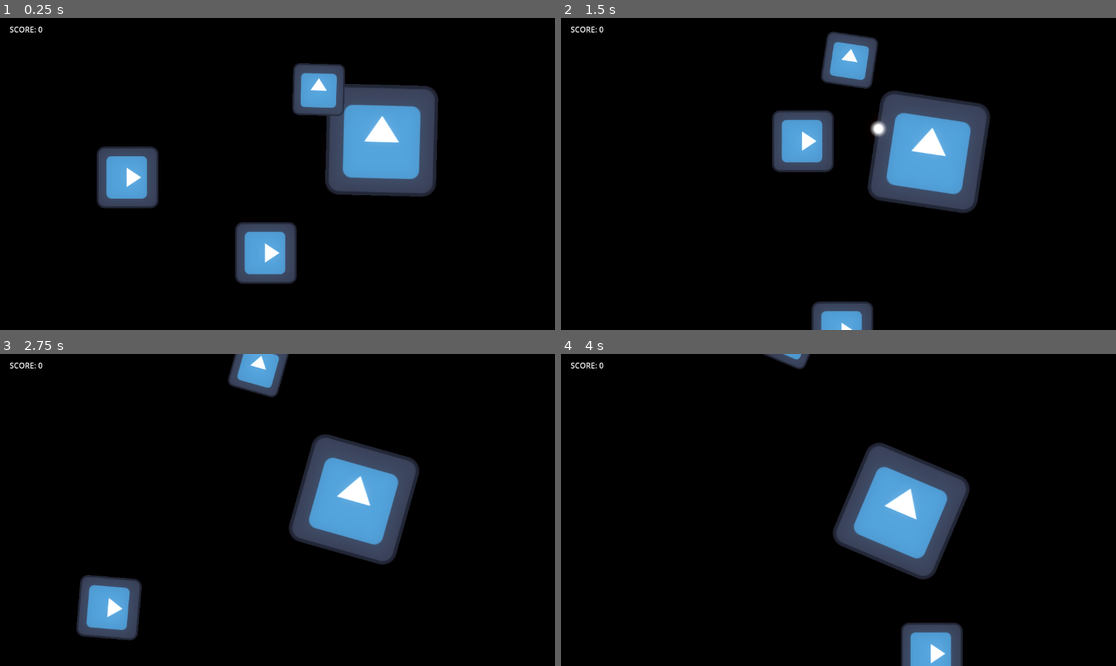
Above: before the commit, frames 1-4 (two rows, left to right).
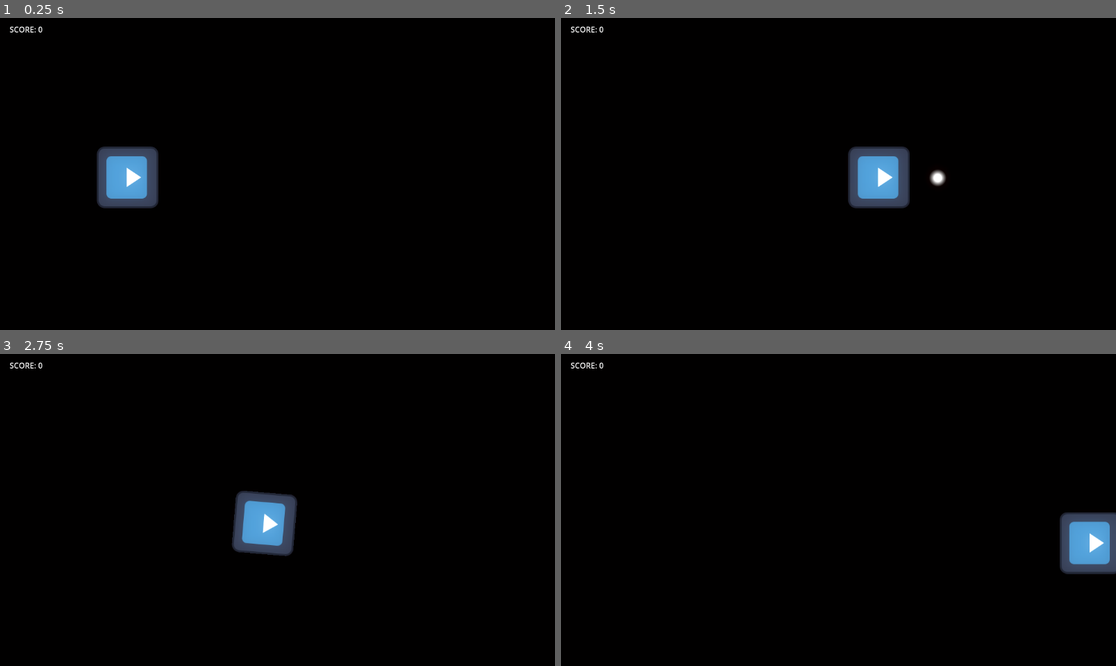
Above: after the commit, the same moments.

Repository: food-please/20GC-Asteroids
Game: Godot game, scene res://src/main.tscn
Two runs of this game, one before a commit and one after it. Both use one fixed random seed, a clock stepped at 60 frames per second and the inputs below. The engine's default icon, where the game draws it, is replaced by a stand-in: a white triangle on a blue panel in a dark square. Sound files missing from this copy of the repository are replaced by a short silence.
Inputs:
- Up to frame 1 (0.25 s): no input
- Up to frame 2 (1.5 s): hold W (throttle_up) 0.53-1.28 s; tap Tab (ui_focus_next) at 0.6 s; hold S (throttle_down) from 1.28 s (still down); tap Space (fire_primary) at 1.35 s
- Up to frame 3 (2.75 s): tap Tab (ui_focus_next) at 1.55, 2.3 s; release S (throttle_down) at 2.03 s; hold W (throttle_up) from 2.03 s (still down); tap D (rotate_ccw) at 2.1 s
- Up to frame 4 (4 s): tap A (rotate_cw) at 2.85 s; tap Tab (ui_focus_next) at 3.05, 3.6 s; release W (throttle_up) at 3.53 s; hold S (throttle_down) from 3.53 s (still down)

The runs differ from the first frame. In frame 1, 10% of the frame differs, in the area x 42-79%, y 14-86%; in frame 2, 12%, in the area x 38-78%, y 4-100%; in frame 3, 12%; in frame 4, 11%.

Commit message:
Keep objects to screen boundaries, looping around screen edge.

Diff:
--- a/asteroids/asteroid.gd
+++ b/asteroids/asteroid.gd
@@ -9,6 +9,8 @@
 const MAX_NEW_ASTEROIDS: = 1
 const SCALE: = 2
 const STATS: = 3
+
+const MAX_DISTANCE_TO_FREE: = 2000*2000
 
 const PROPERTIES: = {
 	Size.HUGE: [1.0, 2, Vector2(1.5, 1.5), preload("res://asteroids/stats_asteroid_huge.tres")],
@@ -53,6 +55,20 @@
 func _physics_process(delta: float) -> void:
 	position += velocity*delta
 	rotate(angular_speed*delta)
+
+	if global_position.distance_squared_to(Player.ship.global_position) > MAX_DISTANCE_TO_FREE:
+		print("Too far.")
+		queue_free()
+
+
+#func _notification(what: int) -> void:
+	#if Engine.is_editor_hint():
+		#return
+	#
+	#match what:
+		#NOTIFICATION_UNPARENTED:
+			#print("Something changed")
+			#get_parent().add_random_asteroid()
 
 
 func take_hit(hit: Hit) -> void:
--- a/asteroids/asteroid_manager.gd
+++ b/asteroids/asteroid_manager.gd
@@ -6,8 +6,12 @@
 	Asteroid.Size.HUGE: 30,
 	Asteroid.Size.BIG: 50,
 	Asteroid.Size.MEDIUM: 70,
-	Asteroid.Size.SMALL: 80,
+	Asteroid.Size.SMALL: 130,
 }
+
+const SPAWN_DISTANCE: = 400
+
+@export var start_asteroids: = 10
 
 
 func _ready() -> void:
@@ -18,6 +22,27 @@
 		asteroid.velocity = random_direction  * SPEED[asteroid.size]
 
 		asteroid.split.connect(_on_asteroid_split.bind(asteroid))
+
+	await get_parent().ready
+	for i in range(start_asteroids):
+		add_random_asteroid()
+
+
+func add_random_asteroid() -> void:
+	var new_asteroid: = ASTEROID.instantiate()
+	add_child.call_deferred(new_asteroid)
+	new_asteroid.split.connect(_on_asteroid_split.bind(new_asteroid))
+
+	var asteroid_sizes: = Asteroid.Size.values()
+	#new_asteroid.size = asteroid_sizes[randi_range(0, asteroid_sizes.size()-1)]
+	print(randi() % Asteroid.Size.size())
+	new_asteroid.size = asteroid_sizes[randi() % Asteroid.Size.size()]
+
+	var spread: = randf_range(-15, 15)
+
+	var random_direction: = Vector2(randf_range(-1.0, 1.0), randf_range(-1.0, 1.0)).normalized()
+	new_asteroid.global_position = Player.ship.global_position + random_direction * SPAWN_DISTANCE
+	new_asteroid.velocity = -random_direction.rotated(spread) * SPEED[new_asteroid.size]
 
 
 func _on_asteroid_split(new_asteroids: int, new_size: Asteroid.Size, node: Asteroid) -> void:
--- a/project.godot
+++ b/project.godot
@@ -12,7 +12,8 @@
 
 config/name="Asteroids"
 run/main_scene="uid://c75vhyrvxellc"
-config/features=PackedStringArray("4.4", "GL Compatibility")
+config/features=PackedStringArray("4.5", "GL Compatibility")
+run/max_fps=60
 config/icon="res://icon.svg"
 
 [autoload]
--- /dev/null
+++ b/src/boundaries.gd
@@ -0,0 +1,13 @@
+extends Area2D
+
+
+func _on_body_exited(body: Node2D) -> void:
+	if body.global_position.x < 0:
+		body.global_position.x = 1152 + 40
+	elif body.global_position.x > 1152:
+		body.global_position.x = 0 -40
+
+	if body.global_position.y < 0:
+		body.global_position.y = 648 + 40
+	elif body.global_position.y > 648:
+		body.global_position.y = 0 - 40
--- /dev/null
+++ b/src/main.gd
@@ -0,0 +1,5 @@
+extends Node2D
+
+
+func _ready() -> void:
+	Player.ship = $PlayerShip
--- a/src/main.tscn
+++ b/src/main.tscn
@@ -1,16 +1,15 @@
-[gd_scene load_steps=18 format=3 uid="uid://c75vhyrvxellc"]
+[gd_scene load_steps=14 format=3 uid="uid://c75vhyrvxellc"]
 
-[ext_resource type="Script" uid="uid://bweqvfvjpw78g" path="res://asteroids/asteroid.gd" id="1_fyndt"]
+[ext_resource type="Script" uid="uid://c0phmb74720d0" path="res://src/main.gd" id="1_kqbth"]
 [ext_resource type="Script" uid="uid://oarf7dfhsgoo" path="res://asteroids/asteroid_manager.gd" id="1_mgm53"]
 [ext_resource type="PackedScene" uid="uid://u2snf3fm0bq2" path="res://ship/ship.tscn" id="2_5q4o7"]
+[ext_resource type="Script" uid="uid://bm8w2dr47i217" path="res://src/boundaries.gd" id="2_d3u4l"]
 [ext_resource type="Script" uid="uid://beujm41wwpmx0" path="res://src/player_controller.gd" id="2_gh0ne"]
-[ext_resource type="Texture2D" uid="uid://ccdl2ihm3ggt" path="res://icon.svg" id="3_3cfgd"]
 [ext_resource type="Script" uid="uid://cfy6unn04sjgm" path="res://bullet/projectile_manager.gd" id="3_5q4o7"]
 [ext_resource type="Script" uid="uid://cr43i7nrkb0o7" path="res://weapon/weapon.gd" id="4_rlaii"]
-[ext_resource type="Script" uid="uid://rk65e5h7aaqf" path="res://src/node.gd" id="5_kmhfv"]
 [ext_resource type="PackedScene" uid="uid://b7jqs7i7j58y3" path="res://bullet/bullet.tscn" id="6_5mrjc"]
-[ext_resource type="Script" uid="uid://qoes4sa7qjtv" path="res://stats.gd" id="7_kf8lf"]
 [ext_resource type="Script" uid="uid://d16qtip75uecw" path="res://src/ui/ui_score.gd" id="11_uewes"]
+[ext_resource type="Script" uid="uid://cuw2e1k5jkyqv" path="res://src/shakeable_camera.gd" id="13_srxbw"]
 
 [sub_resource type="Environment" id="Environment_5mrjc"]
 background_mode = 3
@@ -19,114 +18,59 @@
 glow_bloom = 0.2
 glow_hdr_threshold = 0.8
 
-[sub_resource type="Resource" id="Resource_uewes"]
-script = ExtResource("7_kf8lf")
-max_hull = 5.0
-hull = 5.0
-max_shields = 0.0
-score = 50
-metadata/_custom_type_script = "uid://qoes4sa7qjtv"
-
-[sub_resource type="RectangleShape2D" id="RectangleShape2D_fyndt"]
-size = Vector2(140, 140)
-
-[sub_resource type="Resource" id="Resource_kqbth"]
-script = ExtResource("7_kf8lf")
-max_hull = 10.0
-hull = 10.0
-max_shields = 0.0
-score = 100
-metadata/_custom_type_script = "uid://qoes4sa7qjtv"
+[sub_resource type="RectangleShape2D" id="RectangleShape2D_srxbw"]
+size = Vector2(1152, 648)
 
 [sub_resource type="CircleShape2D" id="CircleShape2D_5mrjc"]
 radius = 100.0
 
-[sub_resource type="Resource" id="Resource_kf8lf"]
-script = ExtResource("7_kf8lf")
-max_hull = 4.0
-hull = 2.0
-max_shields = 0.0
-score = 0
-metadata/_custom_type_script = "uid://qoes4sa7qjtv"
-
 [node name="Main" type="Node2D"]
+script = ExtResource("1_kqbth")
 
 [node name="WorldEnvironment" type="WorldEnvironment" parent="."]
 environment = SubResource("Environment_5mrjc")
 
-[node name="ColorRect" type="ColorRect" parent="."]
-offset_right = 1397.0
-offset_bottom = 734.0
+[node name="Parallax2D" type="Parallax2D" parent="."]
+repeat_size = Vector2(1400, 700)
+
+[node name="ColorRect" type="ColorRect" parent="Parallax2D"]
+offset_right = 1400.0
+offset_bottom = 700.0
 color = Color(0.0304486, 0.00529309, 1.50409e-09, 1)
+
+[node name="Boundaries" type="Area2D" parent="."]
+collision_layer = 0
+collision_mask = 3
+monitorable = false
+script = ExtResource("2_d3u4l")
+
+[node name="CollisionShape2D" type="CollisionShape2D" parent="Boundaries"]
+position = Vector2(576, 324)
+shape = SubResource("RectangleShape2D_srxbw")
+debug_color = Color(0.5568628, 0.56078434, 0, 0.16078432)
 
 [node name="Asteroids" type="Node2D" parent="."]
 script = ExtResource("1_mgm53")
+start_asteroids = 0
 
-[node name="AnimatableBody2D" type="AnimatableBody2D" parent="Asteroids"]
-position = Vector2(798, 249)
-scale = Vector2(1.5, 1.5)
-collision_layer = 2
-collision_mask = 512
-sync_to_physics = false
-script = ExtResource("1_fyndt")
-size = 3
-stats = SubResource("Resource_uewes")
-metadata/_edit_group_ = true
-
-[node name="Sprite2D" type="Sprite2D" parent="Asteroids/AnimatableBody2D"]
-scale = Vector2(1.2, 1.2)
-texture = ExtResource("3_3cfgd")
-
-[node name="CollisionShape2D" type="CollisionShape2D" parent="Asteroids/AnimatableBody2D"]
-position = Vector2(0.5, 0.5)
-shape = SubResource("RectangleShape2D_fyndt")
-
-[node name="AnimatableBody2D2" type="AnimatableBody2D" parent="Asteroids"]
-position = Vector2(674, 161)
-scale = Vector2(0.7, 0.7)
-collision_layer = 2
-collision_mask = 512
-sync_to_physics = false
-script = ExtResource("1_fyndt")
-size = 1
-stats = SubResource("Resource_kqbth")
-metadata/_edit_group_ = true
-
-[node name="Sprite2D" type="Sprite2D" parent="Asteroids/AnimatableBody2D2"]
-scale = Vector2(1.2, 1.2)
-texture = ExtResource("3_3cfgd")
-
-[node name="CollisionShape2D" type="CollisionShape2D" parent="Asteroids/AnimatableBody2D2"]
-position = Vector2(0.5, 0.5)
-shape = SubResource("RectangleShape2D_fyndt")
-
-[node name="Ship" parent="." instance=ExtResource("2_5q4o7")]
+[node name="PlayerShip" parent="." instance=ExtResource("2_5q4o7")]
 position = Vector2(265, 331)
 collision_mask = 3
 knockback_resist = 0.2
 metadata/_edit_group_ = true
 
-[node name="Node" type="Node" parent="Ship"]
+[node name="Node" type="Node" parent="PlayerShip"]
 script = ExtResource("2_gh0ne")
 
-[node name="Weapon1" type="Node2D" parent="Ship"]
+[node name="Weapon1" type="Node2D" parent="PlayerShip"]
 script = ExtResource("4_rlaii")
 projectile_scene = ExtResource("6_5mrjc")
 
-[node name="Origin" type="Marker2D" parent="Ship/Weapon1"]
+[node name="Origin" type="Marker2D" parent="PlayerShip/Weapon1"]
 position = Vector2(75, 0)
 
-[node name="CollisionShape2D2" type="CollisionShape2D" parent="Ship"]
+[node name="CollisionShape2D2" type="CollisionShape2D" parent="PlayerShip"]
 shape = SubResource("CircleShape2D_5mrjc")
-
-[node name="Ship2" parent="." instance=ExtResource("2_5q4o7")]
-position = Vector2(552, 488)
-collision_mask = 3
-stats = SubResource("Resource_kf8lf")
-metadata/_edit_group_ = true
-
-[node name="Node" type="Node" parent="Ship2"]
-script = ExtResource("5_kmhfv")
 
 [node name="Bullets" type="Node2D" parent="."]
 script = ExtResource("3_5q4o7")
@@ -150,3 +94,9 @@
 [node name="Label" type="Label" parent="UI/Score"]
 layout_mode = 2
 text = "SCORE: 0"
+
+[node name="Camera2D" type="Camera2D" parent="."]
+anchor_mode = 0
+script = ExtResource("13_srxbw")
+
+[connection signal="body_exited" from="Boundaries" to="Boundaries" method="_on_body_exited"]
--- a/src/player.gd
+++ b/src/player.gd
@@ -1,6 +1,8 @@
 extends Node
 
 signal score_changed
+
+var ship: Node2D
 
 var lives: = 3
 var score: = 0
--- /dev/null
+++ b/src/shakeable_camera.gd
@@ -0,0 +1,39 @@
+extends Camera2D
+
+@export var decay = 0.85  # How quickly the shaking stops [0, 1].
+@export var max_offset = Vector2(100, 75)  # Maximum hor/ver shake in pixels.
+@export var max_roll = 0.1  # Maximum rotation in radians (use sparingly).
+
+var trauma = 0.0  # Current shake strength.
+var trauma_power = 2  # Trauma exponent. Use [2, 3].
+
+@onready var noise = FastNoiseLite.new()
+var noise_y = 0
+
+
+func _unhandled_input(event: InputEvent) -> void:
+	if event.is_action_released("ui_focus_next"):
+		add_trauma(0.5)
+
+
+func _process(delta):
+	noise.noise_type = FastNoiseLite.TYPE_SIMPLEX
+	noise.seed = randi()
+	noise.frequency = 0.02
+	noise.fractal_octaves = 2
+
+	if trauma:
+		trauma = max(trauma - decay * delta, 0)
+		shake()
+
+
+func add_trauma(amount):
+	trauma = min(trauma + amount, 1.0)
+
+
+func shake():
+	var amount = pow(trauma, trauma_power)
+	noise_y += 1
+	rotation = max_roll * amount * noise.get_noise_2d(noise.seed, noise_y)
+	offset.x = max_offset.x * amount * noise.get_noise_2d(noise.seed*2, noise_y)
+	offset.y = max_offset.y * amount * noise.get_noise_2d(noise.seed*3, noise_y)
Not shown: 2 places in asteroids/asteroid.tscn that only renumber resources
Not shown, added: src/boundaries.gd.uid
Not shown, added: src/main.gd.uid
Not shown, added: src/shakeable_camera.gd.uid
